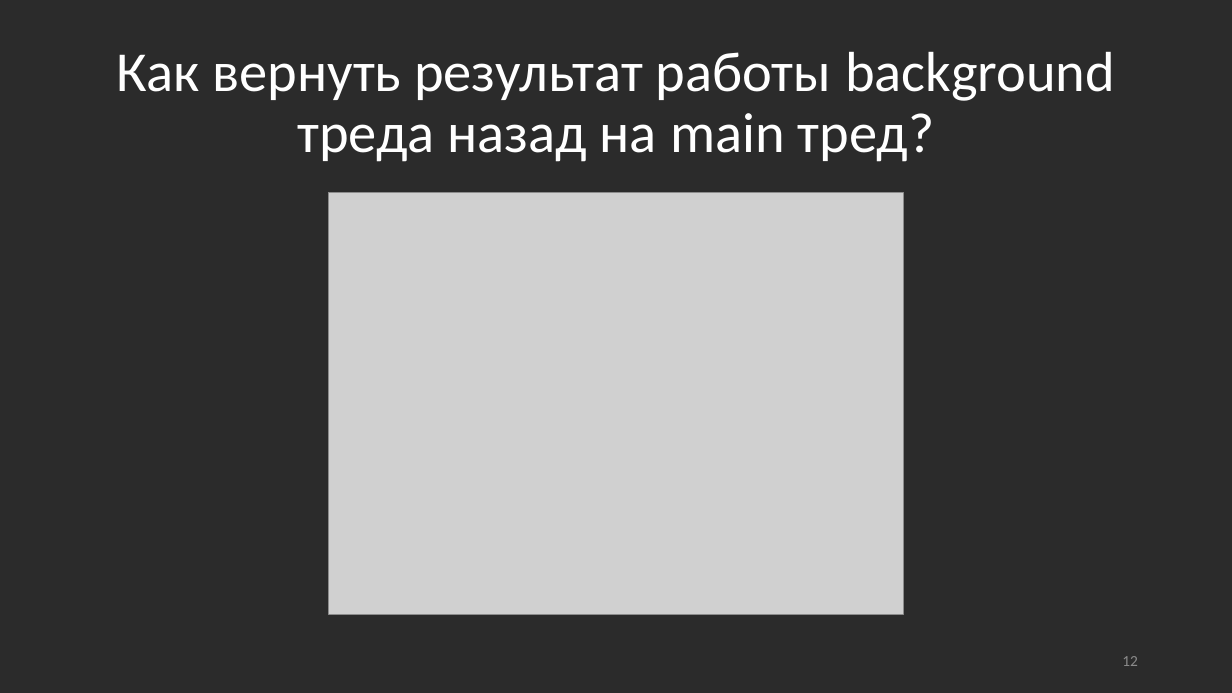
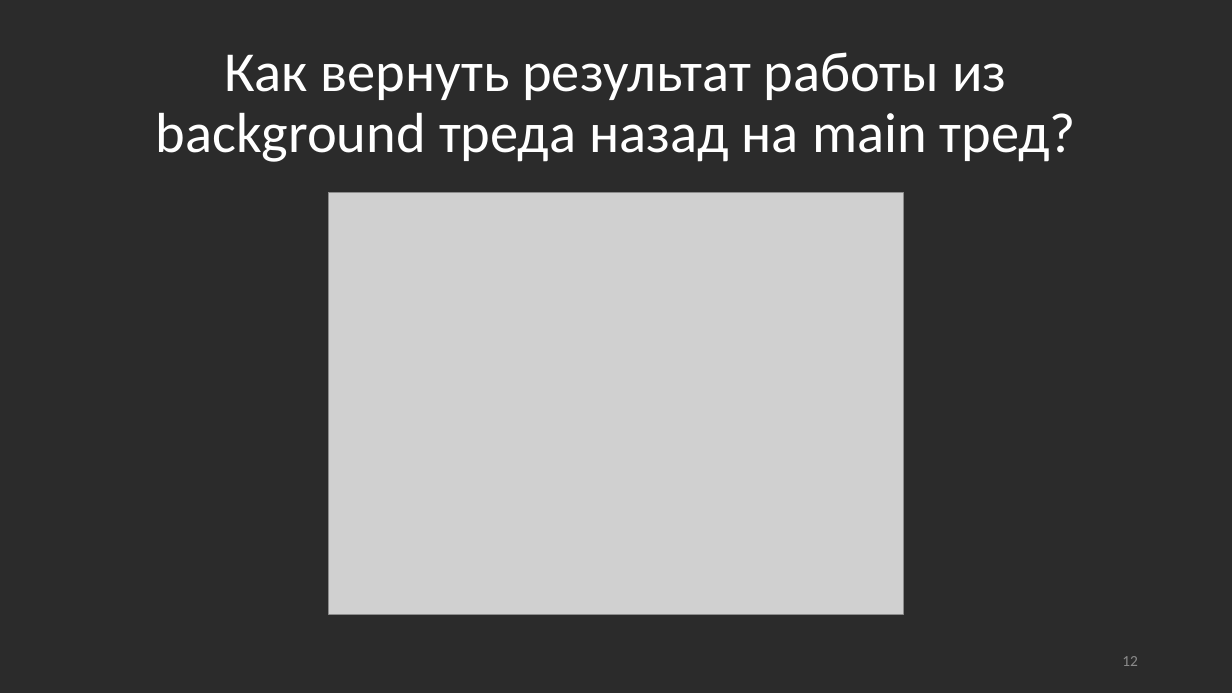
Before and after one commit to Andrey253/Multythread, a slide deck: slide 12 of Многопоточность.pptx. Drawn at 1232x693 pixels with LibreOffice and Linux fonts; fonts in the diff are those of the drawing; grey boxes stand for pictures. Boxes give left, top, right and bottom in pixels: in the first picture for what was removed or moved away, otherwise in the second. Text is boxed around its words. In the diff, an @@ line names an element or a change of style, - is before the commit and + after.

```diff
--- a/Многопоточность.pptx
+++ b/Многопоточность.pptx
@@ title at <box>156,52,1076,162</box>: text changed @@
-Как вернуть результат работы background треда назад на main тред?
+Как вернуть результат работы из background треда назад на main тред?
```
Also in this commit, not shown: 2 other slides changed, 1 slide added, 6 slides removed.
